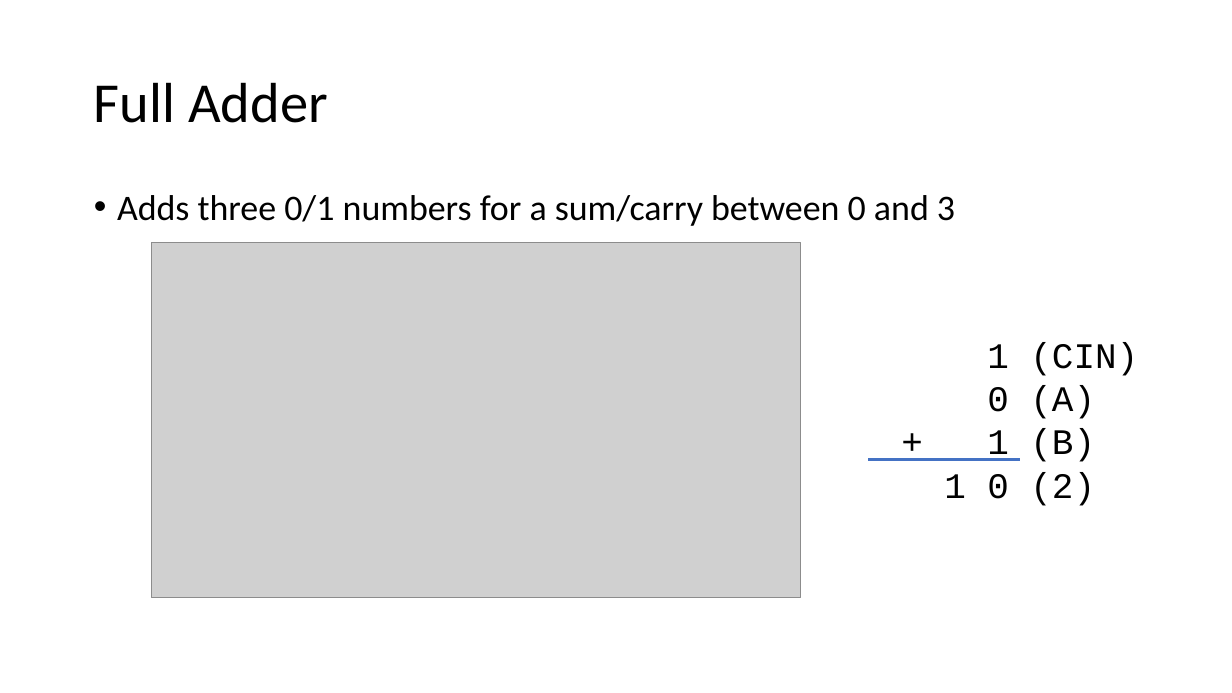
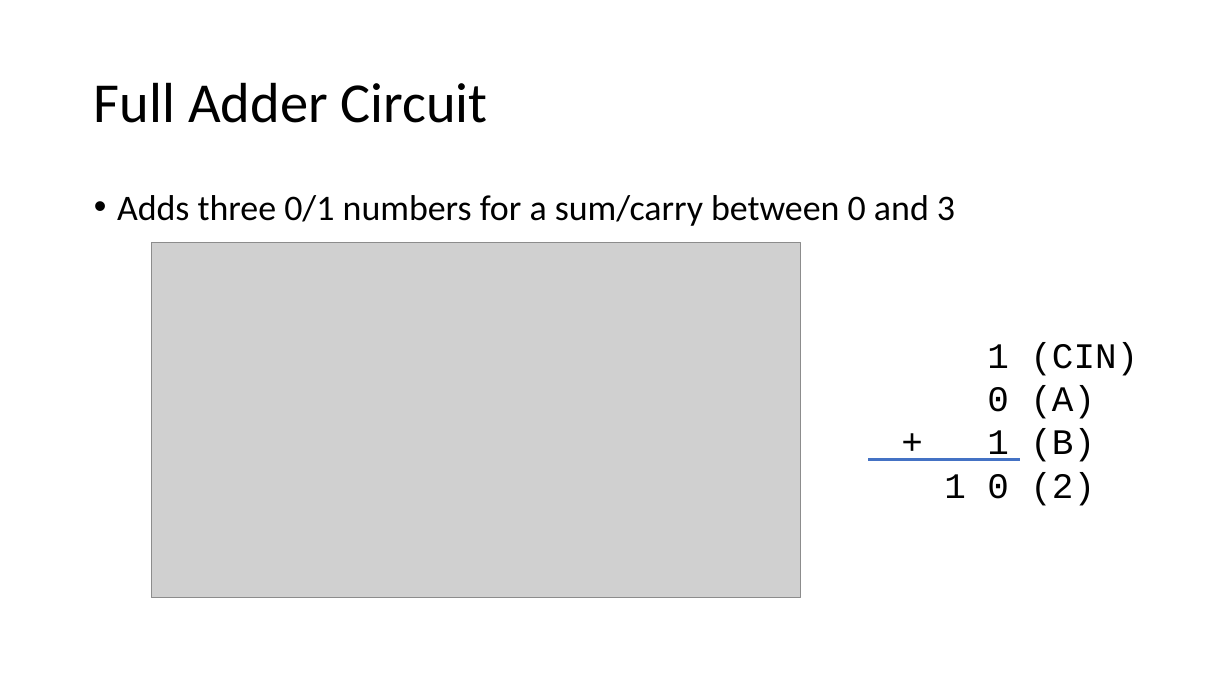
Before and after one commit to csev/ca4e, a slide deck: slide 21 of lectures/04-DigitalLogic.pptx. Drawn at 1232x693 pixels with LibreOffice and Linux fonts; fonts in the diff are those of the drawing; grey boxes stand for pictures. Boxes give left, top, right and bottom in pixels: in the first picture for what was removed or moved away, otherwise in the second. Text is boxed around its words. In the diff, an @@ line names an element or a change of style, - is before the commit and + after.

```diff
--- a/lectures/04-DigitalLogic.pptx
+++ b/lectures/04-DigitalLogic.pptx
@@ title at (94, 82, 487, 123): text changed @@
-Full Adder
+Full Adder Circuit
```
Also in this commit, not shown: 3 other slides changed, 6 other files.
